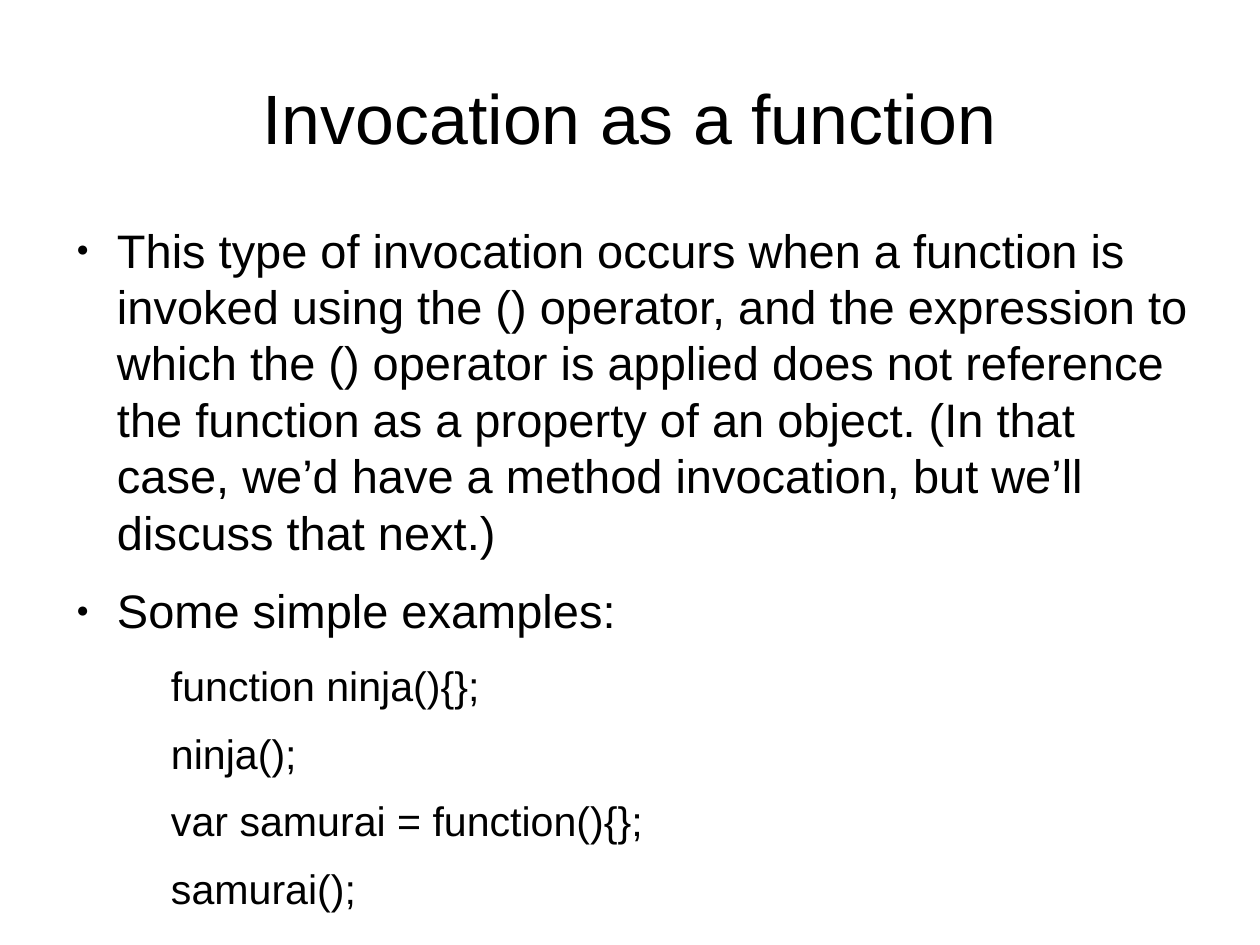
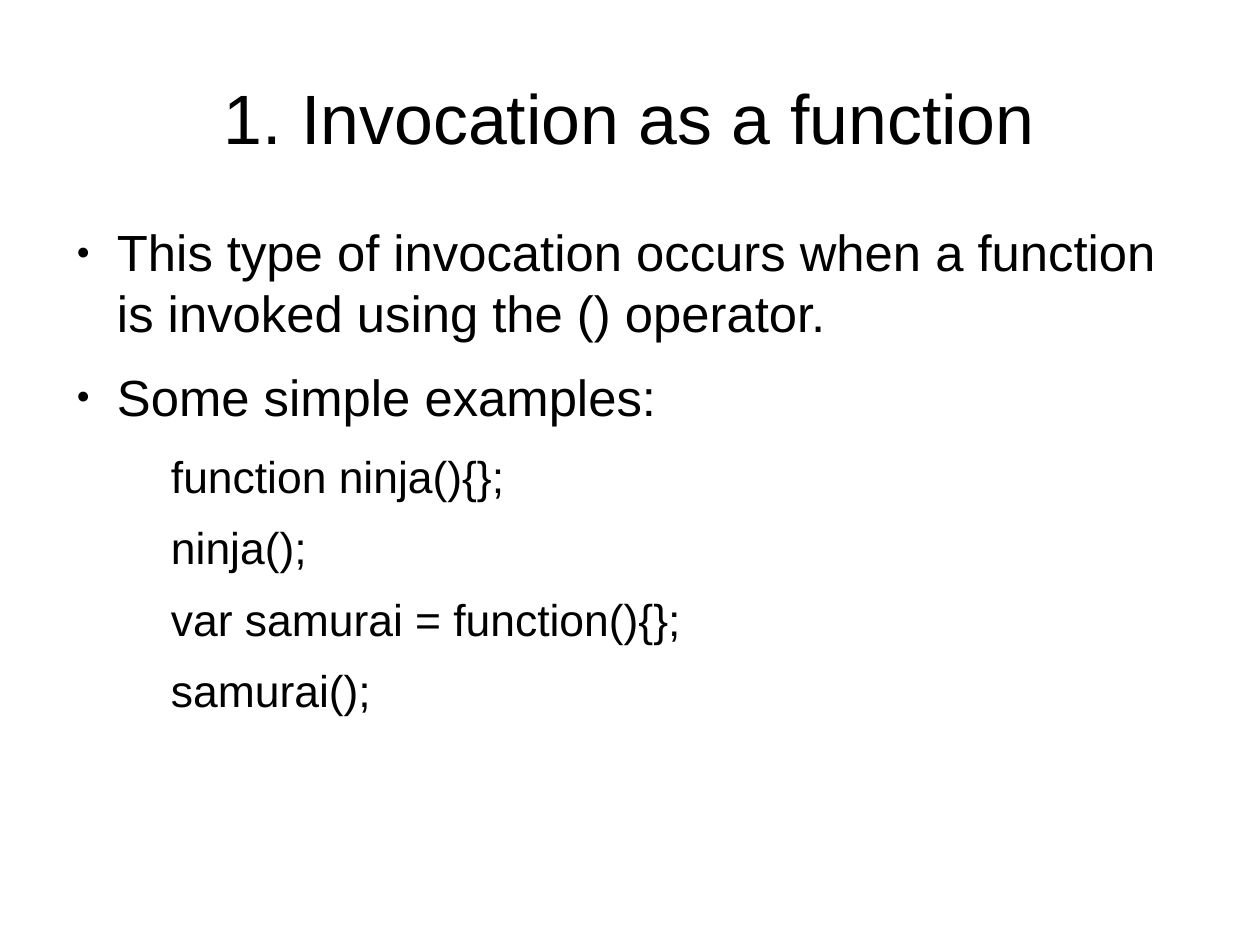
Before and after one commit to tomafc330/presentations, a slide deck: slide 7 of advanced-javascript/presentation.odp. Drawn at 1260x945 pixels with LibreOffice and Linux fonts; fonts in the diff are those of the drawing. Boxes give left, top, right and bottom in pixels: in the first picture for what was removed or moved away, otherwise in the second. Text is boxed around its words. In the diff, an @@ line names an element or a change of style, - is before the commit and + after.

```diff
--- a/advanced-javascript/presentation.odp
+++ b/advanced-javascript/presentation.odp
@@ title at (x1=224, y1=93, x2=1034, y2=145): text changed @@
-Invocation as a function
+1. Invocation as a function
@@ text at (x1=117, y1=234, x2=1156, y2=343): text changed; size 29.6 to 32 pt @@
-● This type of invocation occurs when a function is invoked using the () operator, and the expression to which the () operator is applied does not reference the function as a property of an object. (In that case, we’d have a method invocation, but we’ll discuss that next.)
+● This type of invocation occurs when a function is invoked using the () operator.
@@ text at (x1=117, y1=379, x2=680, y2=716): size 29.6 to 32 pt in "Some simple examples:"; size 25.9 to 28 pt in "function ninja(){};", "ninja();", "var samurai = function(){};", "samurai();" @@
```
Also in this commit, not shown: 13 other slides changed, 7 slides added, 20 other files.
